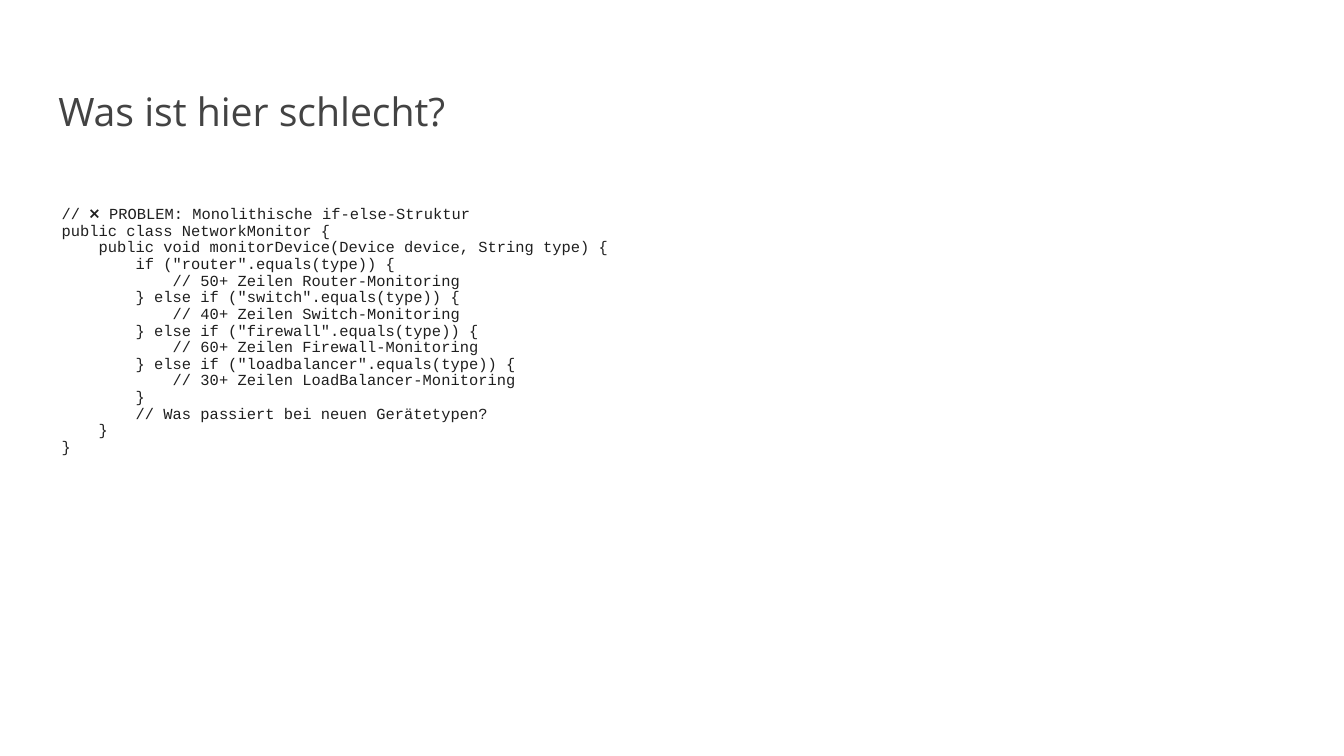
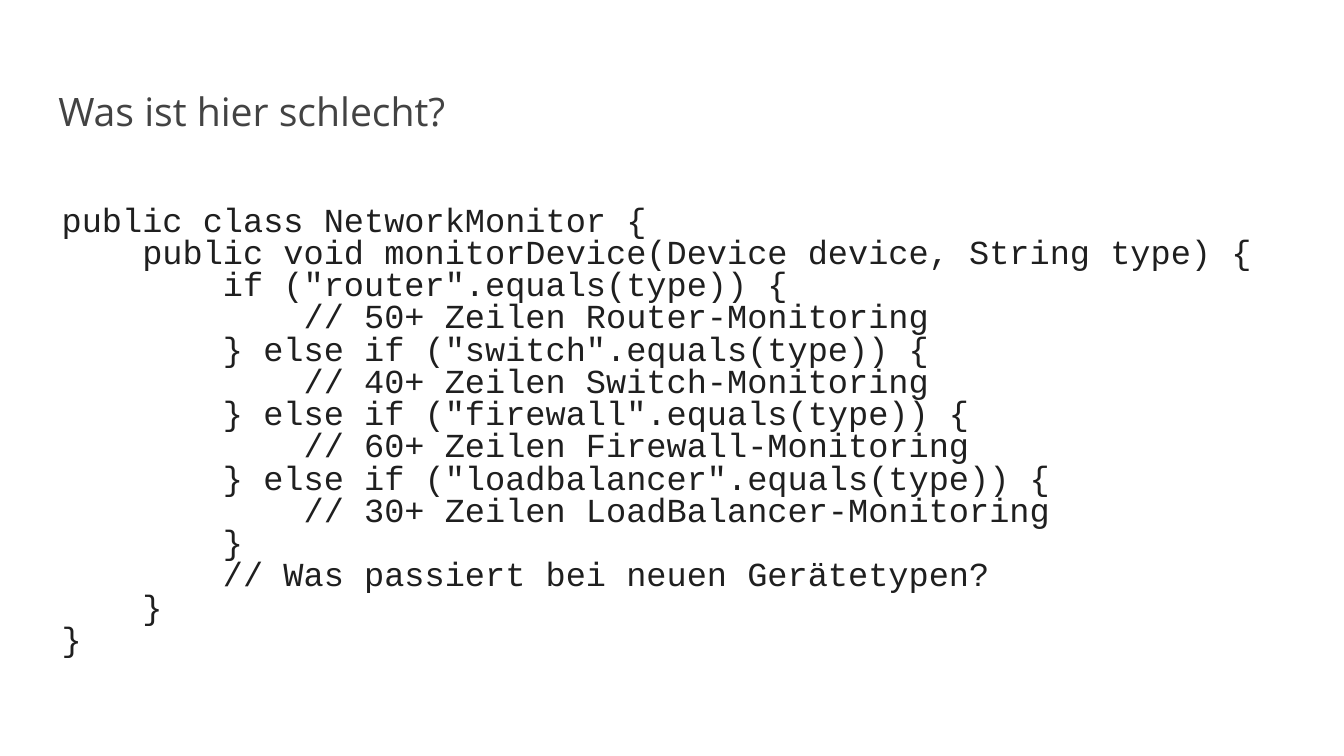
Before and after one commit to vanillacore-net/september-2025-telekom-training, a slide deck: slide 2 of presentations/powerpoint/block3-presentation.pptx. Drawn at 1344x756 pixels with LibreOffice and Linux fonts; fonts in the diff are those of the drawing; background and template pictures are left out. Boxes give left, top, right and bottom in pixels: in the first picture for what was removed or moved away, otherwise in the second. Text is boxed around its words. In the diff, an @@ line names an element or a change of style, - is before the commit and + after.

```diff
--- a/presentations/powerpoint/block3-presentation.pptx
+++ b/presentations/powerpoint/block3-presentation.pptx
@@ text at <box>62,207,1211,593</box>: text changed; size 11 to 24 pt @@
-// ❌ PROBLEM: Monolithische if-else-Struktur
-public class NetworkMonitor {
-public void monitorDevice(Device device, String type) {
-if ("router".equals(type)) {
-// 50+ Zeilen Router-Monitoring
-} else if ("switch".equals(type)) {
-// 40+ Zeilen Switch-Monitoring
-} else if ("firewall".equals(type)) {
-// 60+ Zeilen Firewall-Monitoring
-} else if ("loadbalancer".equals(type)) {
-// 30+ Zeilen LoadBalancer-Monitoring
-}
-// Was passiert bei neuen Gerätetypen?
-}
-}
+public class NetworkMonitor {
+public void monitorDevice(Device device, String type) {
+if ("router".equals(type)) {
+// 50+ Zeilen Router-Monitoring
+} else if ("switch".equals(type)) {
+// 40+ Zeilen Switch-Monitoring
+} else if ("firewall".equals(type)) {
+// 60+ Zeilen Firewall-Monitoring
+} else if ("loadbalancer".equals(type)) {
+// 30+ Zeilen LoadBalancer-Monitoring
+}
+// Was passiert bei neuen Gerätetypen?
+}
+}
```
Also in this commit, not shown: 4 other slides changed, 12 other files.
